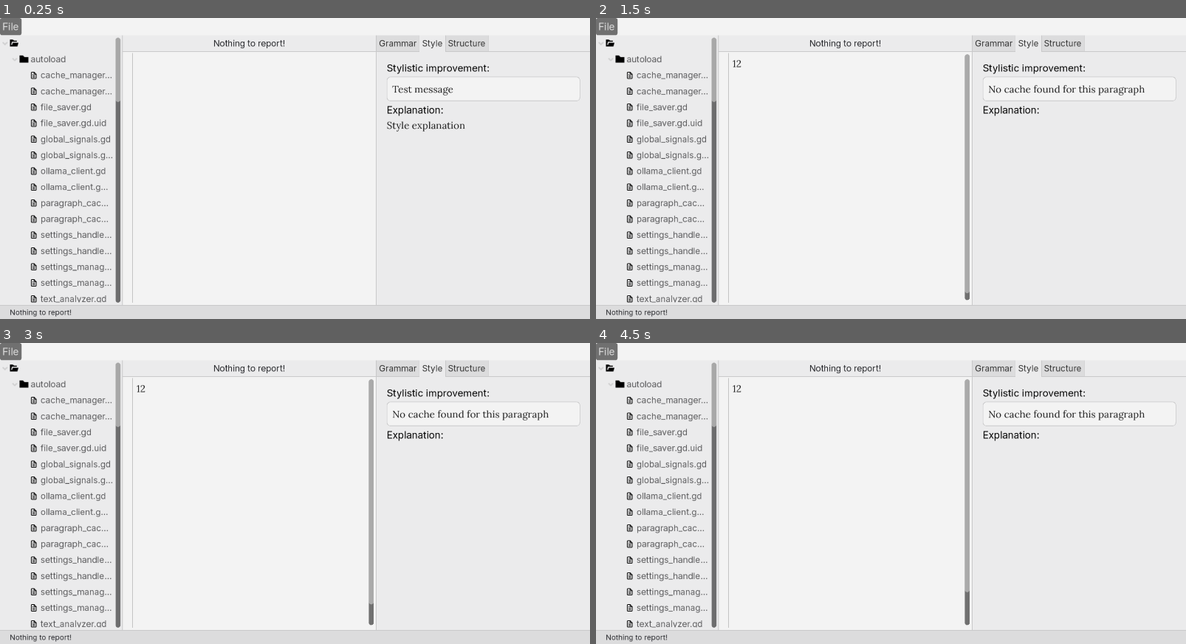
Above: before the commit, frames 1-4 (two rows, left to right).
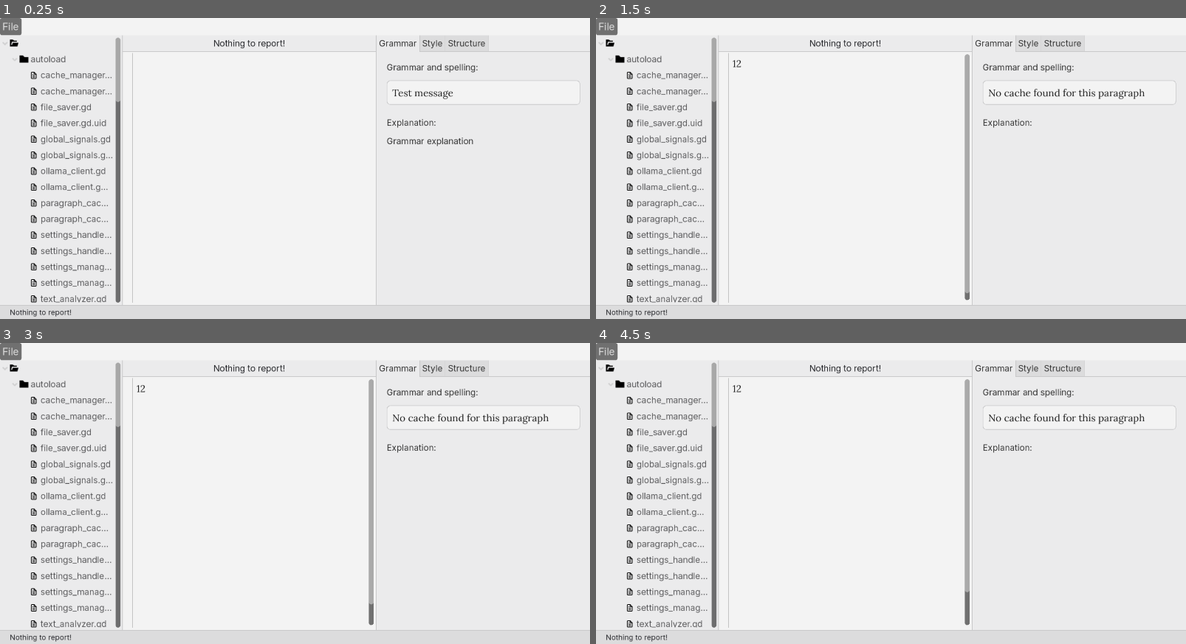
Above: after the commit, the same moments.

Repository: olafjanssen/snorfeld
Game: Godot game, scene res://scenes/editor.tscn
Same seed, same stepped clock (60 frames per second), same inputs: the game is played once before the commit and once after it.
Inputs (mouse positions are in pixels of both pictures, inside the frame that each line leads up to):
- Up to frame 1 (0.25 s): no input
- Up to frame 2 (1.5 s): click (849, 177) at 0.52 s; type "12" at 0.6 s; tap Enter at 1.25 s
- Up to frame 3 (3 s): tap Space at 2 s; tap Enter at 2.75 s
- Up to frame 4 (4.5 s): tap Space at 3.5 s; tap Enter at 4.25 s

The runs differ from the first frame. In frame 1, 1.2% of the frame differs, in the area x 63-99%, y 5-43%; in frame 2, 1.2%; in frame 3, 1.2%; in frame 4, 1.2%.

Commit message:
Paragraph panel styling improvements

Diff:
--- a/scenes/paragraph_check.gd
+++ b/scenes/paragraph_check.gd
@@ -1,11 +1,11 @@
 extends Control
 
 @onready var Correction: PaneledRichTextLabel = $TabContainer/Grammar/MarginContainer/VBoxContainer/Correction
-@onready var GrammarExplanation: RichTextLabel = $TabContainer/Grammar/MarginContainer/VBoxContainer/GrammarExplanation
+@onready var GrammarExplanation: Label = $TabContainer/Grammar/MarginContainer/VBoxContainer/GrammarExplanation
 @onready var Enhancement: PaneledRichTextLabel = $TabContainer/Style/MarginContainer/VBoxContainer/Enhancement
-@onready var StyleExplanation: RichTextLabel = $TabContainer/Style/MarginContainer/VBoxContainer/StyleExplanation
+@onready var StyleExplanation: Label = $TabContainer/Style/MarginContainer/VBoxContainer/StyleExplanation
 @onready var Suggestion: PaneledRichTextLabel = $TabContainer/Structure/MarginContainer/VBoxContainer/Suggestion
-@onready var StructureExplanation: RichTextLabel = $TabContainer/Structure/MarginContainer/VBoxContainer/StructureExplanation
+@onready var StructureExplanation: Label = $TabContainer/Structure/MarginContainer/VBoxContainer/StructureExplanation
 
 # Store current context for patch application
 var current_paragraph_original_hash: String = ""
--- a/scenes/paragraph_check.tscn
+++ b/scenes/paragraph_check.tscn
@@ -3,6 +3,8 @@
 [ext_resource type="Script" uid="uid://dblbt20rwgkun" path="res://scenes/paragraph_check.gd" id="0"]
 [ext_resource type="Theme" uid="uid://o8gx2nmawf21" path="res://themes/light_theme.tres" id="2_bhh05"]
 [ext_resource type="PackedScene" uid="uid://tncq4cf0k61t" path="res://scenes/paneled_richtextlabel.tscn" id="4_6m5l1"]
+
+[sub_resource type="StyleBoxEmpty" id="StyleBoxEmpty_n38hu"]
 
 [node name="ParagraphCheck" type="Control" unique_id=242299029]
 layout_mode = 3
@@ -21,10 +23,9 @@
 grow_horizontal = 2
 grow_vertical = 2
 theme = ExtResource("2_bhh05")
-current_tab = 1
+current_tab = 0
 
 [node name="Grammar" type="ScrollContainer" parent="TabContainer" unique_id=1483406397]
-visible = false
 layout_mode = 2
 metadata/_tab_index = 0
 
@@ -46,19 +47,36 @@
 layout_mode = 2
 text = "Grammar and spelling:"
 
+[node name="SmallSpacer" type="HSeparator" parent="TabContainer/Grammar/MarginContainer/VBoxContainer" unique_id=218160566]
+layout_mode = 2
+theme_override_constants/separation = 4
+theme_override_styles/separator = SubResource("StyleBoxEmpty_n38hu")
+
 [node name="Correction" parent="TabContainer/Grammar/MarginContainer/VBoxContainer" unique_id=1890990576 instance=ExtResource("4_6m5l1")]
 layout_mode = 2
+
+[node name="MediumSpacer" type="HSeparator" parent="TabContainer/Grammar/MarginContainer/VBoxContainer" unique_id=851547136]
+layout_mode = 2
+theme_override_constants/separation = 12
+theme_override_styles/separator = SubResource("StyleBoxEmpty_n38hu")
 
 [node name="Label2" type="Label" parent="TabContainer/Grammar/MarginContainer/VBoxContainer" unique_id=1053352535]
 layout_mode = 2
 text = "Explanation:"
 
-[node name="GrammarExplanation" type="RichTextLabel" parent="TabContainer/Grammar/MarginContainer/VBoxContainer" unique_id=1415928413]
+[node name="SmallSpacer2" type="HSeparator" parent="TabContainer/Grammar/MarginContainer/VBoxContainer" unique_id=312884757]
+layout_mode = 2
+theme_override_constants/separation = 4
+theme_override_styles/separator = SubResource("StyleBoxEmpty_n38hu")
+
+[node name="GrammarExplanation" type="Label" parent="TabContainer/Grammar/MarginContainer/VBoxContainer" unique_id=1903933999]
+custom_minimum_size = Vector2(10, 10)
 layout_mode = 2
 text = "Grammar explanation"
-fit_content = true
+autowrap_mode = 3
 
 [node name="Style" type="ScrollContainer" parent="TabContainer" unique_id=1376358239]
+visible = false
 layout_mode = 2
 metadata/_tab_index = 1
 
@@ -80,17 +98,33 @@
 layout_mode = 2
 text = "Stylistic improvement:"
 
+[node name="SmallSpacer" type="HSeparator" parent="TabContainer/Style/MarginContainer/VBoxContainer" unique_id=1714459914]
+layout_mode = 2
+theme_override_constants/separation = 4
+theme_override_styles/separator = SubResource("StyleBoxEmpty_n38hu")
+
 [node name="Enhancement" parent="TabContainer/Style/MarginContainer/VBoxContainer" unique_id=1707718783 instance=ExtResource("4_6m5l1")]
 layout_mode = 2
+
+[node name="MediumSpacer" type="HSeparator" parent="TabContainer/Style/MarginContainer/VBoxContainer" unique_id=1287211675]
+layout_mode = 2
+theme_override_constants/separation = 12
+theme_override_styles/separator = SubResource("StyleBoxEmpty_n38hu")
 
 [node name="Label4" type="Label" parent="TabContainer/Style/MarginContainer/VBoxContainer" unique_id=1834282615]
 layout_mode = 2
 text = "Explanation:"
 
-[node name="StyleExplanation" type="RichTextLabel" parent="TabContainer/Style/MarginContainer/VBoxContainer" unique_id=290072973]
+[node name="SmallSpacer2" type="HSeparator" parent="TabContainer/Style/MarginContainer/VBoxContainer" unique_id=941074112]
+layout_mode = 2
+theme_override_constants/separation = 4
+theme_override_styles/separator = SubResource("StyleBoxEmpty_n38hu")
+
+[node name="StyleExplanation" type="Label" parent="TabContainer/Style/MarginContainer/VBoxContainer" unique_id=416670761]
+custom_minimum_size = Vector2(10, 10)
 layout_mode = 2
 text = "Style explanation"
-fit_content = true
+autowrap_mode = 3
 
 [node name="Structure" type="ScrollContainer" parent="TabContainer" unique_id=161645132]
 visible = false
@@ -115,14 +149,30 @@
 layout_mode = 2
 text = "Structural suggestion:"
 
+[node name="SmallSpacer2" type="HSeparator" parent="TabContainer/Structure/MarginContainer/VBoxContainer" unique_id=26302085]
+layout_mode = 2
+theme_override_constants/separation = 4
+theme_override_styles/separator = SubResource("StyleBoxEmpty_n38hu")
+
 [node name="Suggestion" parent="TabContainer/Structure/MarginContainer/VBoxContainer" unique_id=269824062 instance=ExtResource("4_6m5l1")]
 layout_mode = 2
+
+[node name="MediumSpacer" type="HSeparator" parent="TabContainer/Structure/MarginContainer/VBoxContainer" unique_id=1616199656]
+layout_mode = 2
+theme_override_constants/separation = 12
+theme_override_styles/separator = SubResource("StyleBoxEmpty_n38hu")
 
 [node name="Label6" type="Label" parent="TabContainer/Structure/MarginContainer/VBoxContainer" unique_id=1531681234]
 layout_mode = 2
 text = "Explanation:"
 
-[node name="StructureExplanation" type="RichTextLabel" parent="TabContainer/Structure/MarginContainer/VBoxContainer" unique_id=597761736]
+[node name="SmallSpacer" type="HSeparator" parent="TabContainer/Structure/MarginContainer/VBoxContainer" unique_id=504151169]
+layout_mode = 2
+theme_override_constants/separation = 4
+theme_override_styles/separator = SubResource("StyleBoxEmpty_n38hu")
+
+[node name="StructureExplanation" type="Label" parent="TabContainer/Structure/MarginContainer/VBoxContainer" unique_id=834381664]
+custom_minimum_size = Vector2(10, 10)
 layout_mode = 2
 text = "Structure explanation"
-fit_content = true
+autowrap_mode = 3
--- a/themes/light_theme.tres
+++ b/themes/light_theme.tres
@@ -70,7 +70,8 @@
 CodeEdit/constants/wrap_offset = 0
 CodeEdit/fonts/font = ExtResource("1_k48q0")
 CodeEdit/styles/focus = SubResource("StyleBoxEmpty_7tebe")
-Label/colors/font_color = Color(0, 0, 0, 1)
+Label/colors/font_color = Color(0.19215687, 0.19215687, 0.19215687, 1)
+Label/font_sizes/font_size = 14
 Panel/styles/panel = SubResource("StyleBoxFlat_7tebe")
 RichTextLabel/colors/default_color = Color(0.11764706, 0.11764706, 0.11764706, 1)
 RichTextLabel/constants/line_separation = 0
